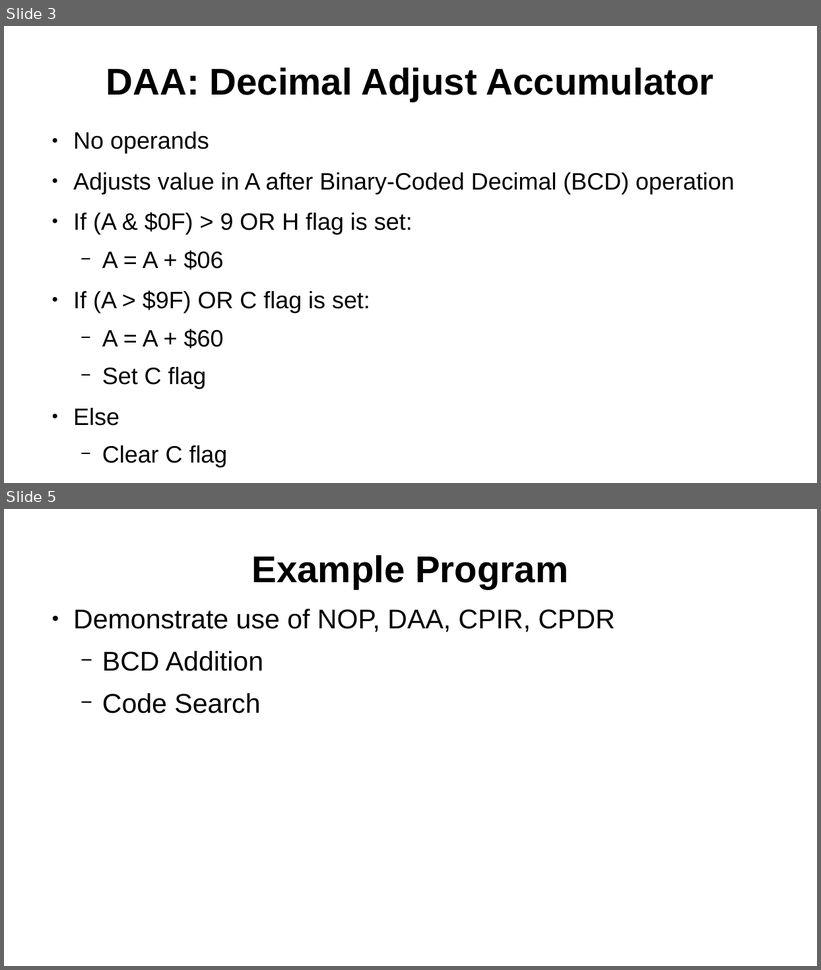
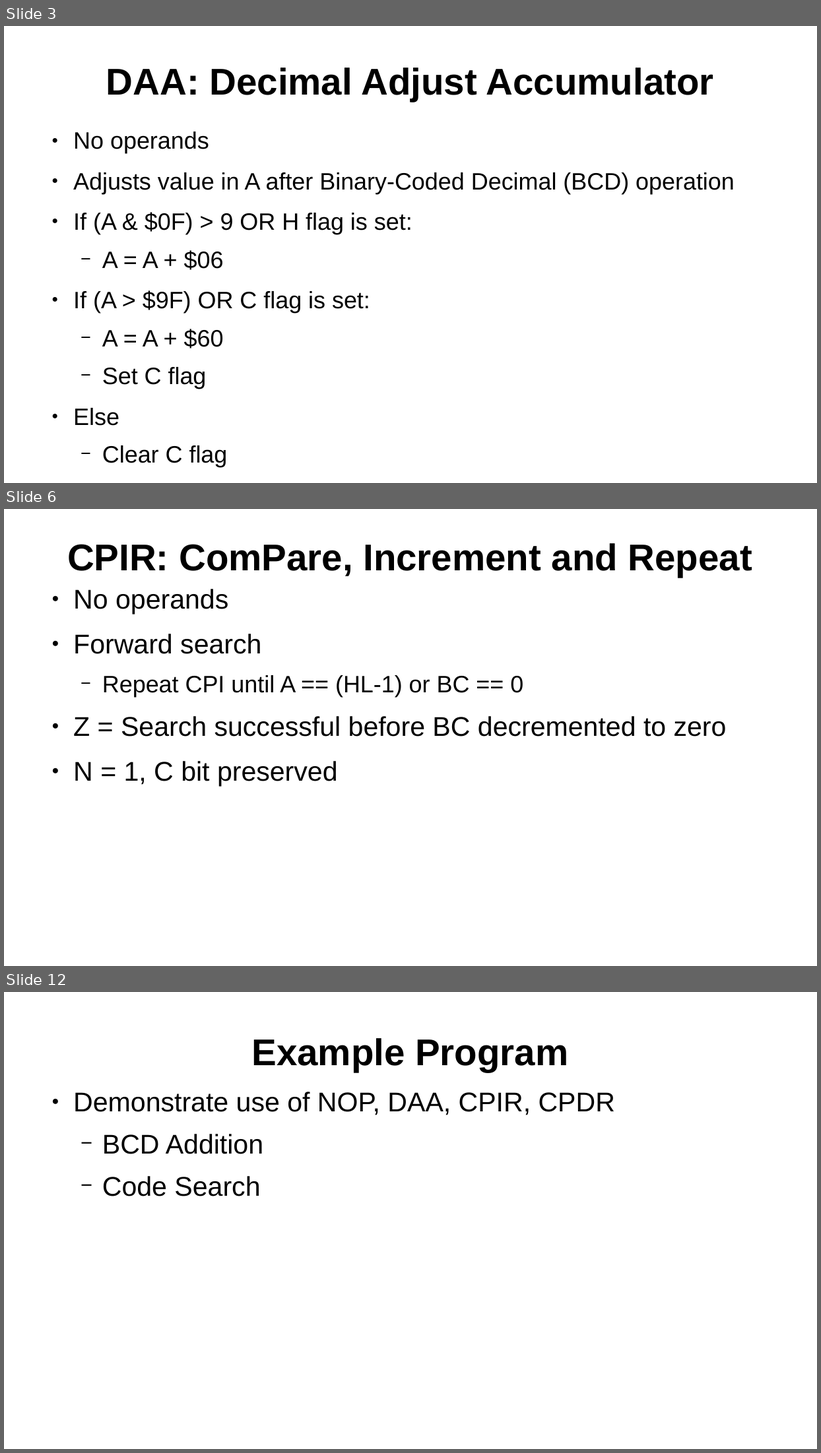
Before and after one commit to SlithyMatt/zxs-assembly-tutorial, a slide deck: Lesson9/Lesson9.odp. Shown one above the other, each under a label of ours: slides 3 and 5 before the commit, slides 3, 6 and 12 after it; the slides between them are not shown. The pictures are 821x970 and 821x1453 pixels, drawn with LibreOffice and Linux fonts; fonts in the diff are those of the drawing. Boxes give left, top, right and bottom in pixels: in the first picture for what was removed or moved away, otherwise in the second. Text is boxed around its words. In the diff, an @@ line names an element or a change of style, - is before the commit and + after.

```diff
--- a/Lesson9/Lesson9.odp
+++ b/Lesson9/Lesson9.odp
@@ slide 6 added at (4, 509, 817, 966), background #FFFFFF @@
@@ title added at (67, 543, 752, 578), 44 pt, text #000000, bold @@
+CPIR: ComPare, Increment and Repeat
@@ text added at (73, 589, 727, 786), 32 pt, text #000000 @@
+● No operands
+● Forward search
+  − Repeat CPI until A == (HL-1) or BC == 0
+● Z = Search successful before BC decremented to zero
+● N = 1, C bit preserved
@@ what was slide 5 is now slide 12 @@
```
Also in this commit, not shown: 1 slide changed, 6 other slides added.
